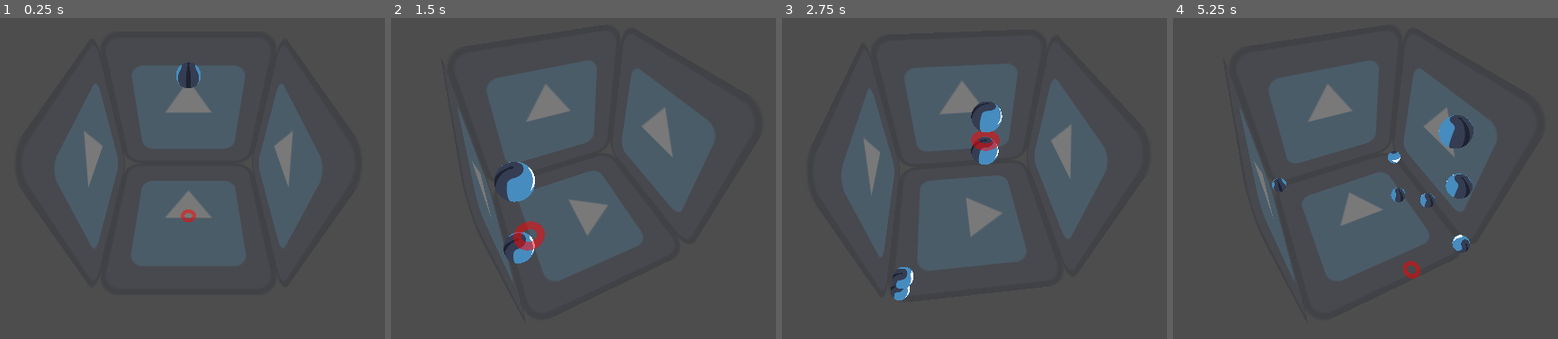
Above: before the commit, frames 1-4 (left to right).
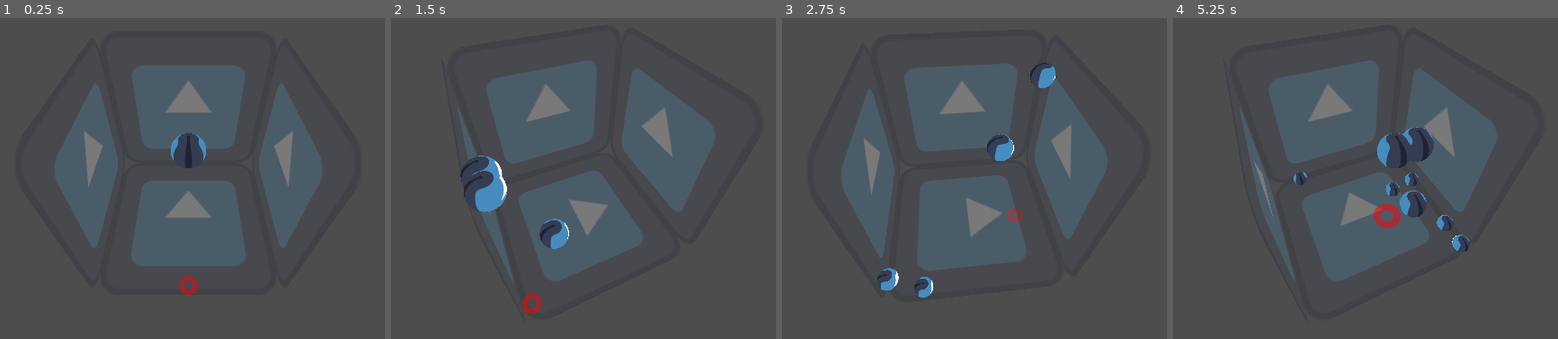
Above: after the commit, the same moments.

Repository: AndreVallestero/3d-fruit-game
Game: Godot game, scene res://main.tscn
The game is run twice, just before and just after one commit, with the same random seed, the same clock (stepped at 60 frames per second) and the same inputs. The engine's default icon, where the game draws it, is replaced by a stand-in: a white triangle on a blue panel in a dark square.
Inputs (mouse positions are in pixels of both pictures, inside the frame that each line leads up to):
- Up to frame 1 (0.25 s): no input
- Up to frame 2 (1.5 s): tap Enter at 0.5 s; move the mouse to (737, 143) at 0.52 s; hold Right (ui_right) 0.53-1.28 s; click (737, 143) at 0.67 s; move the mouse to (437, 184) at 1.27 s; hold Left (ui_left) from 1.28 s (still down); click (437, 184) at 1.42 s
- Up to frame 3 (2.75 s): move the mouse to (1043, 75) at 2.02 s; release Left (ui_left) at 2.03 s; hold Right (ui_right) from 2.03 s (still down); click (1043, 75) at 2.17 s
- Up to frame 4 (5.25 s): move the mouse to (1327, 242) at 2.77 s; click (1327, 242) at 2.92 s; move the mouse to (outside the picture) at 3.52 s; release Right (ui_right) at 3.53 s; hold Left (ui_left) from 3.53 s (still down); click (outside the picture) at 3.67 s; move the mouse to (outside the picture) at 4.27 s; click (outside the picture) at 4.42 s; move the mouse to (1396, 162) at 5.02 s; click (1396, 162) at 5.17 s

The runs differ from the first frame. In frame 1, 1.1% of the frame differs, in the area x 44-54%, y 14-87%; in frame 2, 3.2%; in frame 3, 2.4%; in frame 4, 3.5%, in the area x 25-79%, y 30-82%.

Commit message:
Disable input based player movement

Diff:
--- a/main.gd
+++ b/main.gd
@@ -21,14 +21,7 @@
 	spawn_fruit()
 
 func _input(event):
-	if event is InputEventMouseMotion:
-		var plane_pos = DROP_PLANE.intersects_ray(
-			camera.project_ray_origin(event.position),
-			camera.project_ray_normal(event.position)
-		)
-		if plane_pos:
-			player.position = player_clamp(current_radius, plane_pos)
-	elif event is InputEventMouseButton and event.is_pressed() and event.button_index == MOUSE_BUTTON_LEFT:
+	if event is InputEventMouseButton and event.is_pressed() and event.button_index == MOUSE_BUTTON_LEFT:
 		current_fruit.reparent(self)
 		current_fruit.freeze = false
 		current_fruit.find_child("CollisionShape3D").set_deferred("disabled", false)
@@ -36,7 +29,15 @@
 
 # Called every frame
 func _process(delta):
+	var mouse_pos = get_viewport().get_mouse_position()
+	var plane_pos = DROP_PLANE.intersects_ray(
+		camera.project_ray_origin(mouse_pos),
+		camera.project_ray_normal(mouse_pos)
+	)
+	if plane_pos:
+		player.position = player_clamp(current_radius, plane_pos)
 	marker.position.y = -10 * marker_shape_cast.get_closest_collision_safe_fraction() - current_radius
+
 	var input_dir = Input.get_axis("ui_left", "ui_right")
 	if input_dir:
 		orbit_pos = fmod(orbit_pos + input_dir * SPEED * delta, TAU)
